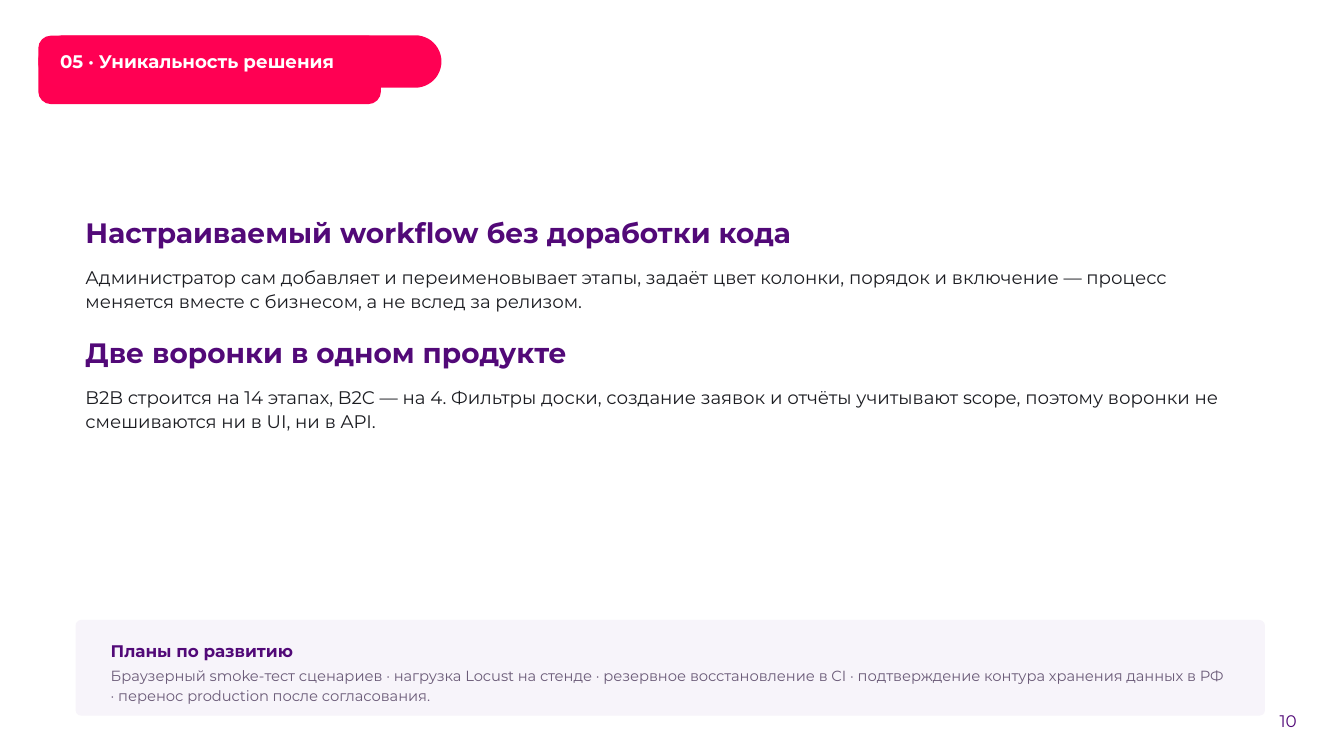
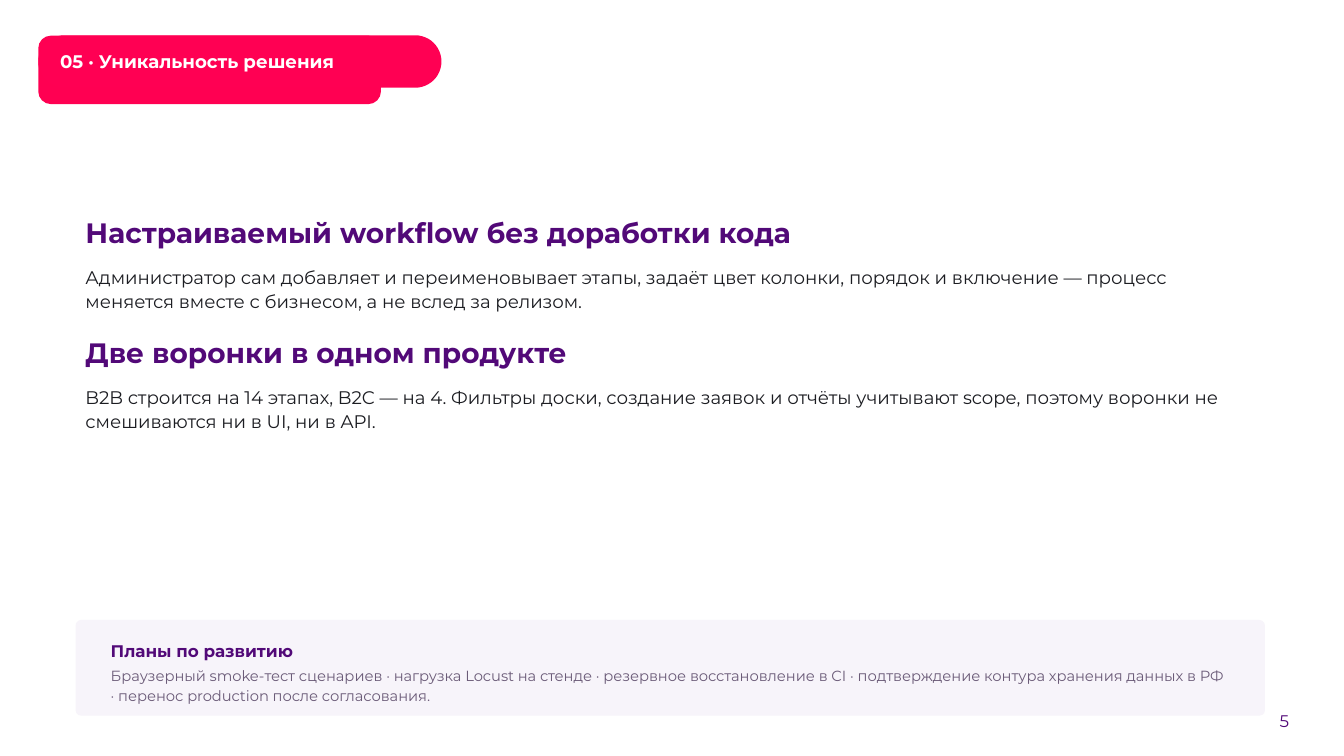
Before and after one commit to Pavel1778/rtk-crm, a slide deck: slide 5 of docs/presentation/RTK-CRM-LCT2026.pptx (slide 10 before the commit). Drawn at 1344x756 pixels with LibreOffice and Linux fonts; fonts in the diff are those of the drawing; background and template pictures are left out. Boxes give left, top, right and bottom in pixels: in the first picture for what was removed or moved away, otherwise in the second. Text is boxed around its words. In the diff, an @@ line names an element or a change of style, - is before the commit and + after.

```diff
--- a/docs/presentation/RTK-CRM-LCT2026.pptx
+++ b/docs/presentation/RTK-CRM-LCT2026.pptx
@@ text at box(1280, 715, 1290, 727): text changed @@
-10
+5
```
Also in this commit, not shown: 10 other slides changed, 12 other files.
